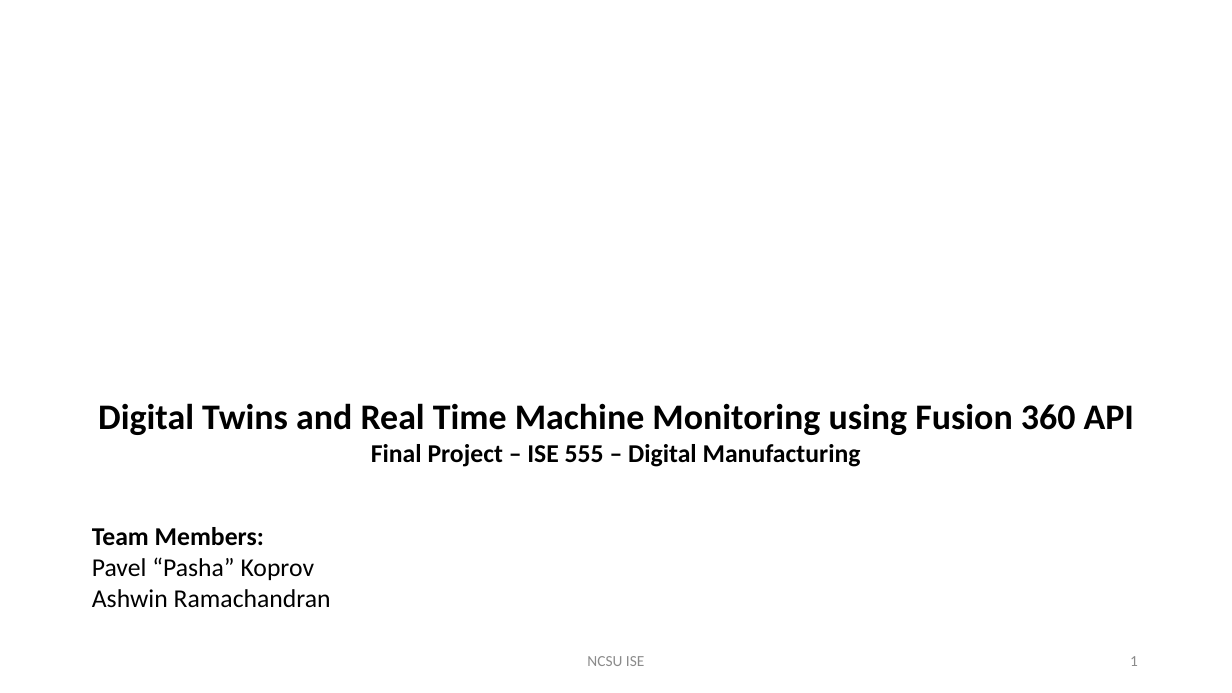
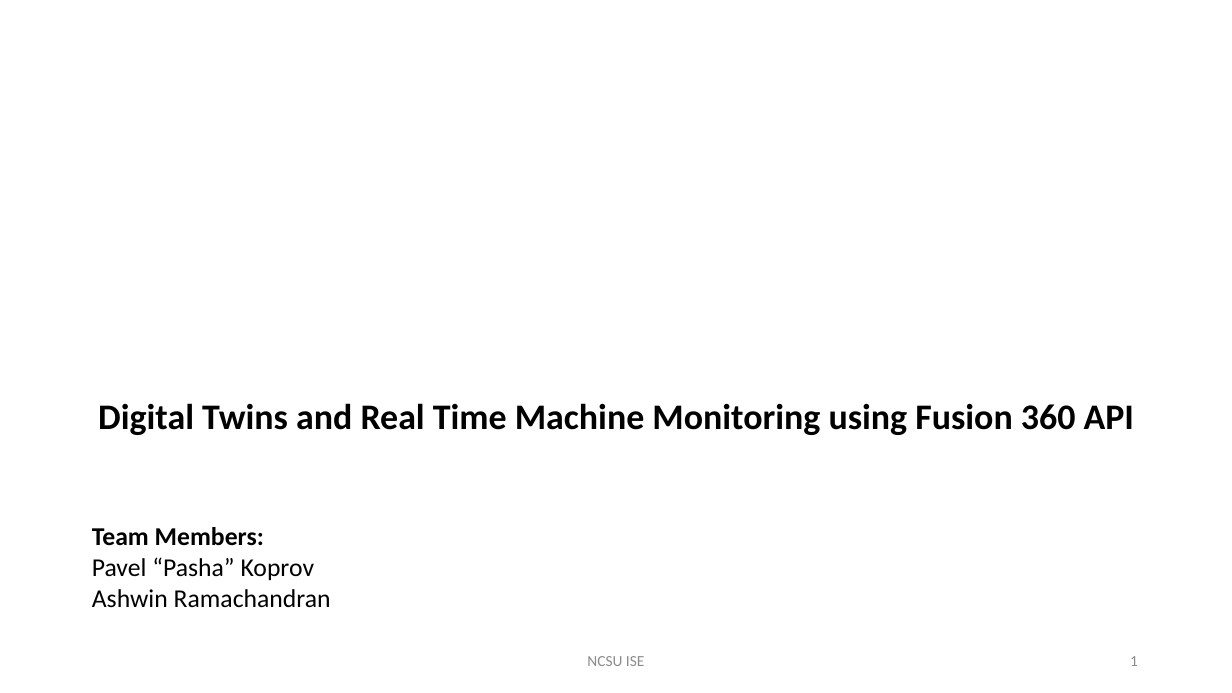
Before and after one commit to pkoprov/VF-2_Digital_Twin, a slide deck: slide 1 of Final Presentation-ISE 555 Project.pptx. Drawn at 1232x693 pixels with LibreOffice and Linux fonts; fonts in the diff are those of the drawing; background and template pictures are left out. Boxes give left, top, right and bottom in pixels: in the first picture for what was removed or moved away, otherwise in the second. Text is boxed around its words. In the diff, an @@ line names an element or a change of style, - is before the commit and + after.

```diff
--- a/Final Presentation-ISE 555 Project.pptx
+++ b/Final Presentation-ISE 555 Project.pptx
@@ text at [371,444,861,467]: paragraph removed @@
-Final Project – ISE 555 – Digital Manufacturing
```
Also in this commit, not shown: 2 slides removed, 1 other file.
